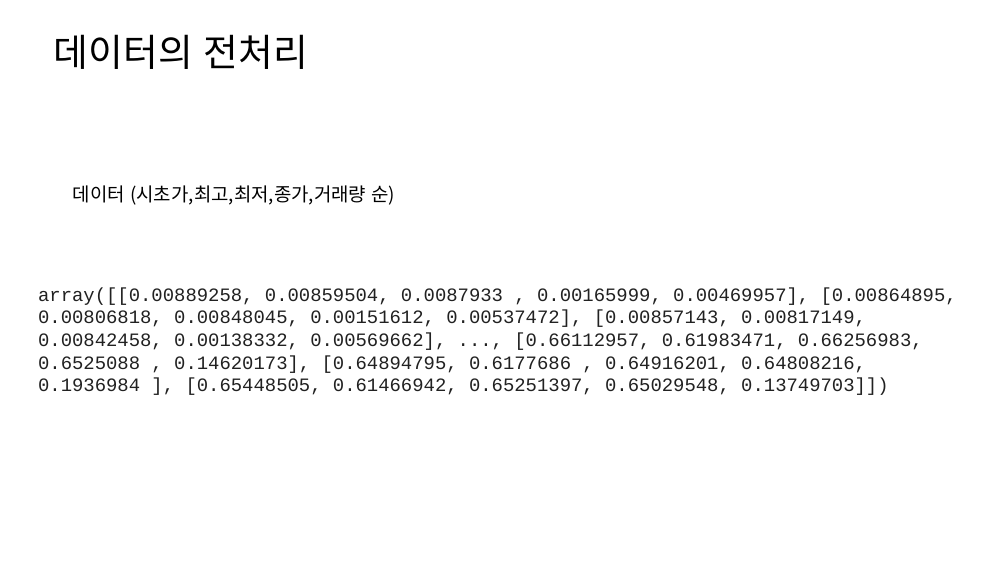
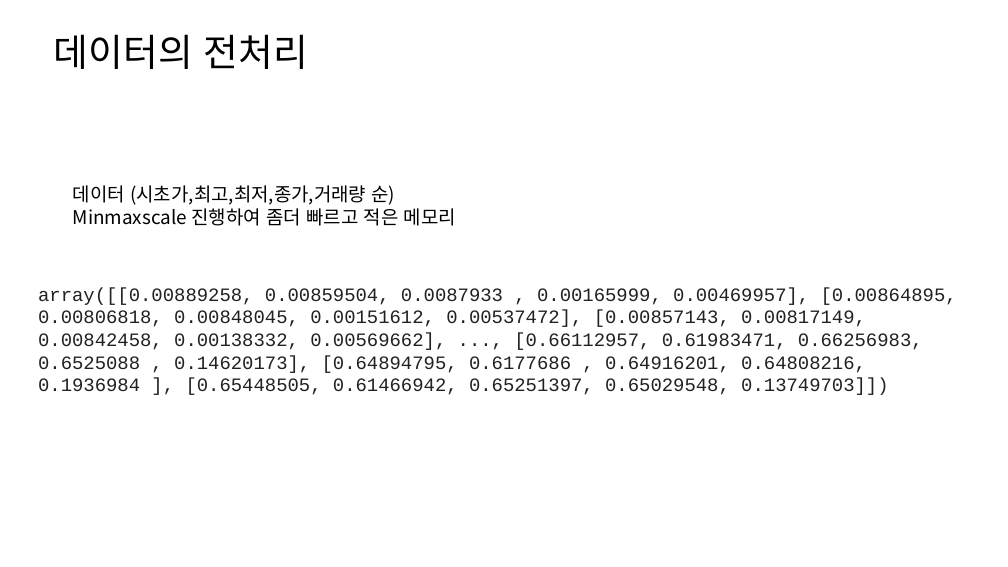
Before and after one commit to hanminJ/stock_analysis, a slide deck: slide 5 of 인공지능을 통한 주가예측.pptx (slide 4 before the commit). Drawn at 1008x567 pixels with LibreOffice and Linux fonts; fonts in the diff are those of the drawing. Boxes give left, top, right and bottom in pixels: in the first picture for what was removed or moved away, otherwise in the second. Text is boxed around its words. In the diff, an @@ line names an element or a change of style, - is before the commit and + after.

```diff
--- a/인공지능을 통한 주가예측.pptx
+++ b/인공지능을 통한 주가예측.pptx
@@ text at (73,204,456,226): paragraph added @@
+Minmaxscale 진행하여 좀더 빠르고 적은 메모리
```
Also in this commit, not shown: 1 other slide changed, 1 slide added.
